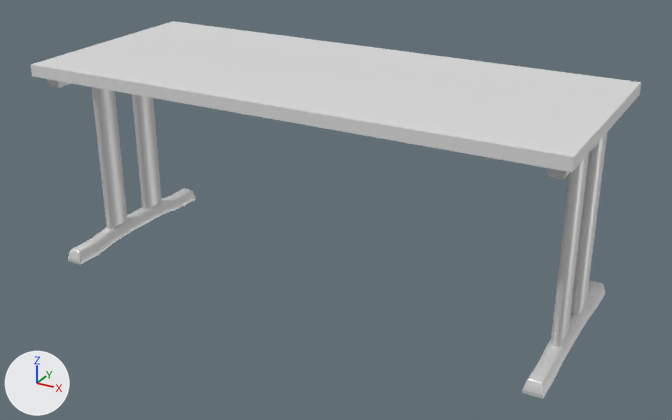
Renders of the COLLADA model models/meshes/desk.dae from each side of a commit.
The view is the same before and after, from a 50 mm lens placed at (1.419, -2.514, 1.521), pointed at (0.047, -0.02, 0.273). The axes (+X, +Y, +Z) are drawn at lower left. The lights are the same throughout.

Objects in the first picture: 'Desk'.
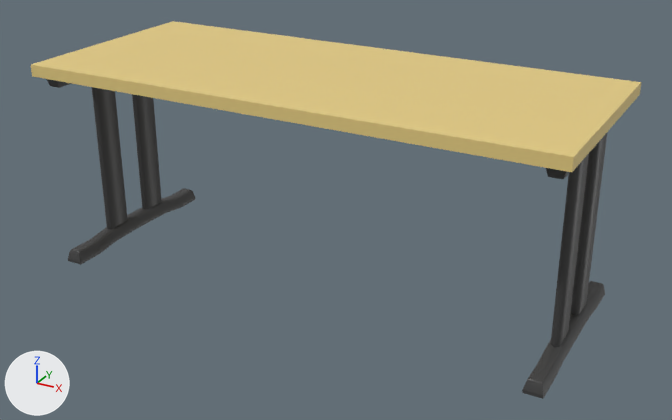
Where the change shows, as pixel boxes [x1, y1, x2, y2] in the pictures (672 x 420 px):
'Desk', recoloured (white to yellow): [31, 21, 641, 399] in both

Diff of the bpy script that builds the scene:
```diff
--- a/models/meshes/desk.dae.py
+++ b/models/meshes/desk.dae.py
@@ mat_tabletop @@
 mat_tabletop = principled_material('Tabletop')
-mat_tabletop.base_color = (0.8, 0.8, 0.8)  # white #e7e7e7
+mat_tabletop.base_color = (0.8, 0.618, 0.227)  # yellow #e7ce83
 mat_tabletop.metallic = 0.18
@@ mat_metal @@
 mat_metal = principled_material('Metal')
-mat_metal.base_color = (0.8, 0.8, 0.8)  # white #e7e7e7
+mat_metal.base_color = (0.0495, 0.0495, 0.0495)  # black #3f3f3f
 mat_metal.metallic = 0.5
```
